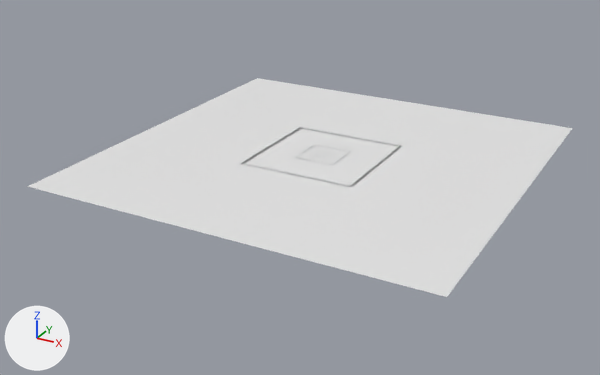
A saved change to the Blender file Assets/model/warter.blend.
The view is the same before and after, from a 50 mm lens placed at (29.9, -58.6, 25.8), pointed at (-1.2, -2.0, -2.5). The lights are fixed; the arrows at lower left show +X, +Y and +Z.
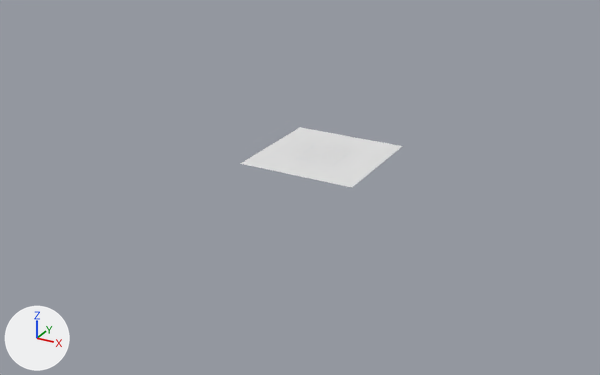
The newer file is also rescaled (x1.095) as a whole; pictures and numbers use the older file's frame.

Changed parts and their boxes [x1, y1, x2, y2] in the pictures (600 x 375 px):
'Plane.5', hidden
    before: [27, 78, 573, 297]

Patch to the scene script:
```diff
--- a/Assets/model/warter.blend.py
+++ b/Assets/model/warter.blend.py
@@ ob_plane_5 @@
 ob_plane_5.scale = (17.0, 17.0, 17.0)
+ob_plane_5.hide_set(True)
```
